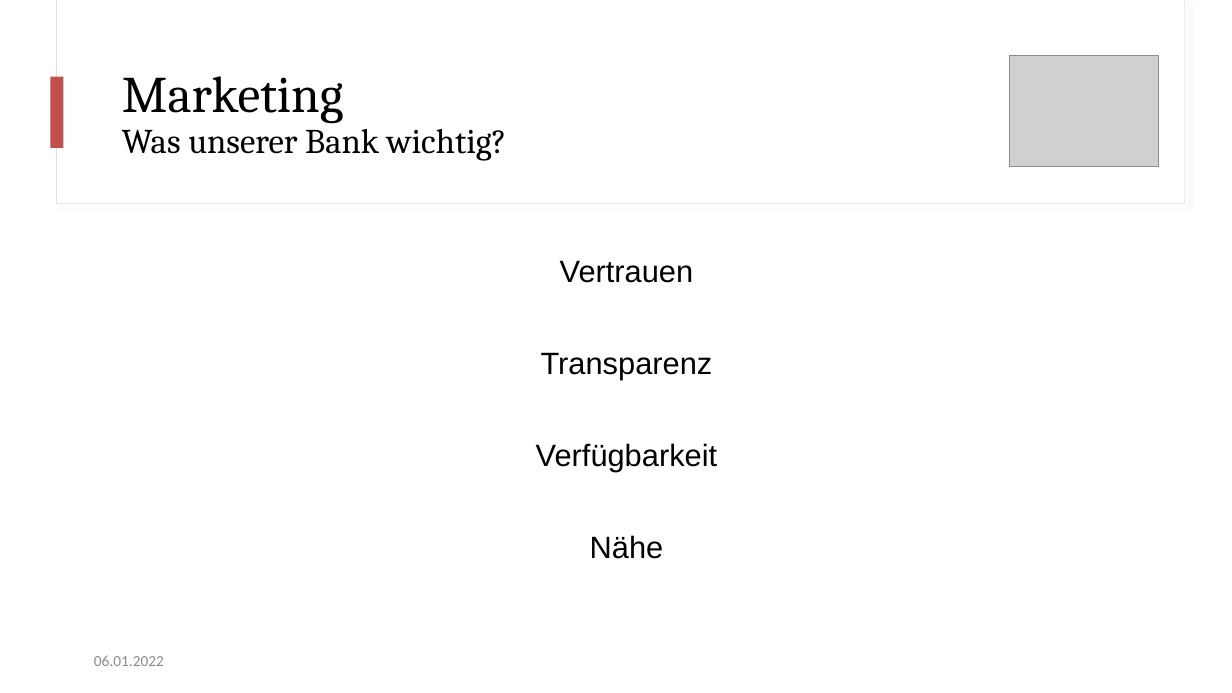
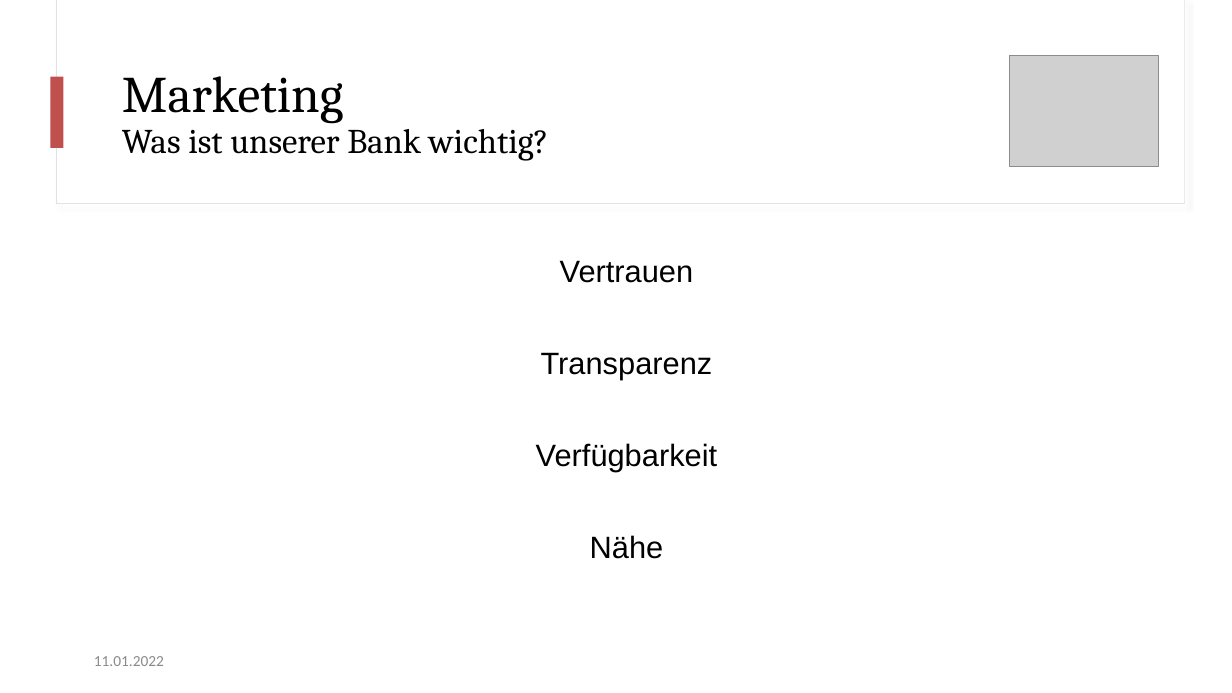
Before and after one commit to florian-frey/FaceBank, a slide deck: slide 21 of presentations/presentation-22_01_07.pptx. Drawn at 1232x693 pixels with LibreOffice and Linux fonts; fonts in the diff are those of the drawing; grey boxes stand for pictures. Boxes give left, top, right and bottom in pixels: in the first picture for what was removed or moved away, otherwise in the second. Text is boxed around its words. In the diff, an @@ line names an element or a change of style, - is before the commit and + after.

```diff
--- a/presentations/presentation-22_01_07.pptx
+++ b/presentations/presentation-22_01_07.pptx
@@ title at (x1=122, y1=76, x2=549, y2=161): text changed @@
-Marketing
-Was unserer Bank wichtig?
+Marketing
+Was ist unserer Bank wichtig?
@@ text at (x1=94, y1=656, x2=164, y2=666): text changed @@
-06.01.2022
+11.01.2022
```
Also in this commit, not shown: 33 other slides changed, 1 other file.
